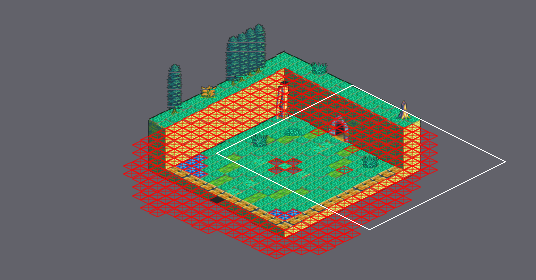
A Tiled map gets an edit: Final_Fantasy_Mystery_World/Game/assets/maps/Tutorial_Attack2.tmx. The first picture is a wide view before the edit; the outline marks the close-up.
Close-up. The starting point:
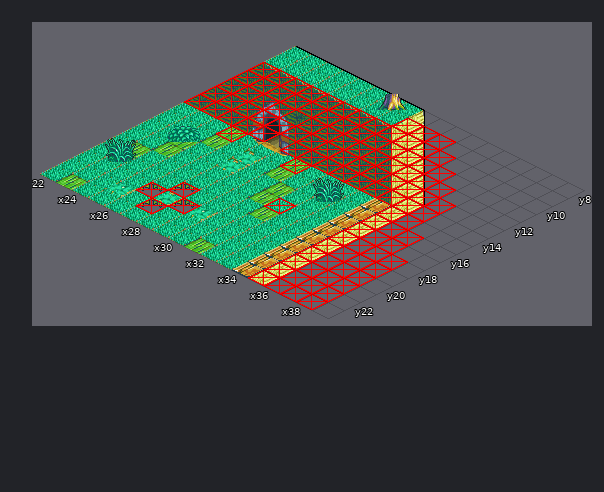
Cells are 32x16 px. Isometric: x runs down to the right, y down to the left. Shown: x 22..39, y 8..23. The commit also changed other parts of the map, which this record leaves out.
New version:
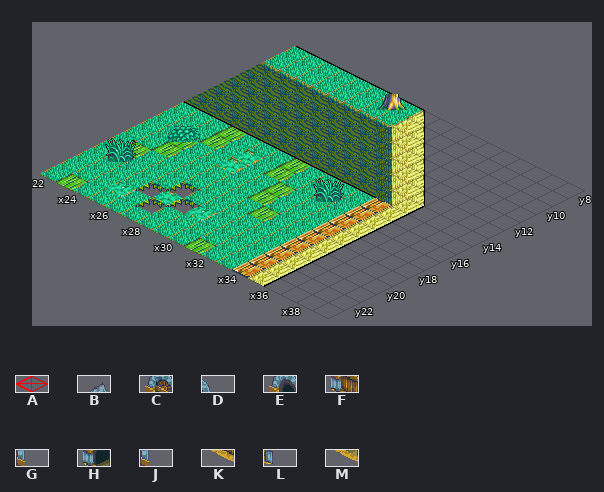
Key: from "tutorial_tileset": A 4, B 54, C 78, D 79, E 80, F 102, G 103, H 104, J 105, K 126, L 127, M 128.
_ is an empty cell.
What changed:
{"where": "layer \"Door Close\""}
{"y":12,"x":24,"old":"B","new":"_"}
{"y":12,"x":26,"old":"D","new":"_"}
{"y":13,"x":25,"old":"C","new":"_"}
{"y":13,"x":27,"old":"G","new":"_"}
{"y":14,"x":26,"old":"F","new":"_"}
{"y":14,"x":28,"old":"L","new":"_"}
{"y":15,"x":27,"old":"K","new":"_"}
{"where": "layer \"Door Open\""}
{"y":12,"x":24,"old":"B","new":"_"}
{"y":12,"x":26,"old":"D","new":"_"}
{"y":13,"x":25,"old":"E","new":"_"}
{"y":13,"x":27,"old":"J","new":"_"}
{"y":14,"x":26,"old":"H","new":"_"}
{"y":15,"x":27,"old":"M","new":"_"}
{"where": "layer \"Collider\" (now hidden)"}
{"y":9,"x":30,"old":"AAA","new":"___"}
{"y":10,"x":22,"old":"AAAAAAAAAAAA","new":"____________"}
{"y":11,"x":22,"old":"AAAAAAAAAAAAA","new":"_____________"}
{"y":12,"x":22,"old":"AAAA","new":"____"}
{"y":12,"x":27,"old":"AAAAAAAAA","new":"_________"}
{"y":13,"x":22,"old":"AAAAAAAAAAAAAAA","new":"_______________"}
{"y":14,"x":22,"old":"AAAAA","new":"_____"}
{"y":14,"x":28,"old":"AAAAAAAAA","new":"_________"}
{"y":15,"x":25,"old":"A","new":"_"}
{"y":15,"x":29,"old":"A","new":"_"}
{"y":15,"x":35,"old":"AA","new":"__"}
{"y":16,"x":35,"old":"AAA","new":"___"}
{"y":17,"x":35,"old":"AAA","new":"___"}
{"y":18,"x":31,"old":"A","new":"_"}
{"y":18,"x":35,"old":"AAAA","new":"____"}
{"y":19,"x":35,"old":"AAAA","new":"____"}
{"y":20,"x":27,"old":"A","new":"_"}
{"y":20,"x":35,"old":"AAAA","new":"____"}
{"y":21,"x":26,"old":"A","new":"_"}
{"y":21,"x":28,"old":"A","new":"_"}
{"y":21,"x":35,"old":"AAAA","new":"____"}
{"y":22,"x":27,"old":"A","new":"_"}
{"y":22,"x":35,"old":"AAAA","new":"____"}
{"y":23,"x":35,"old":"AAAA","new":"____"}
